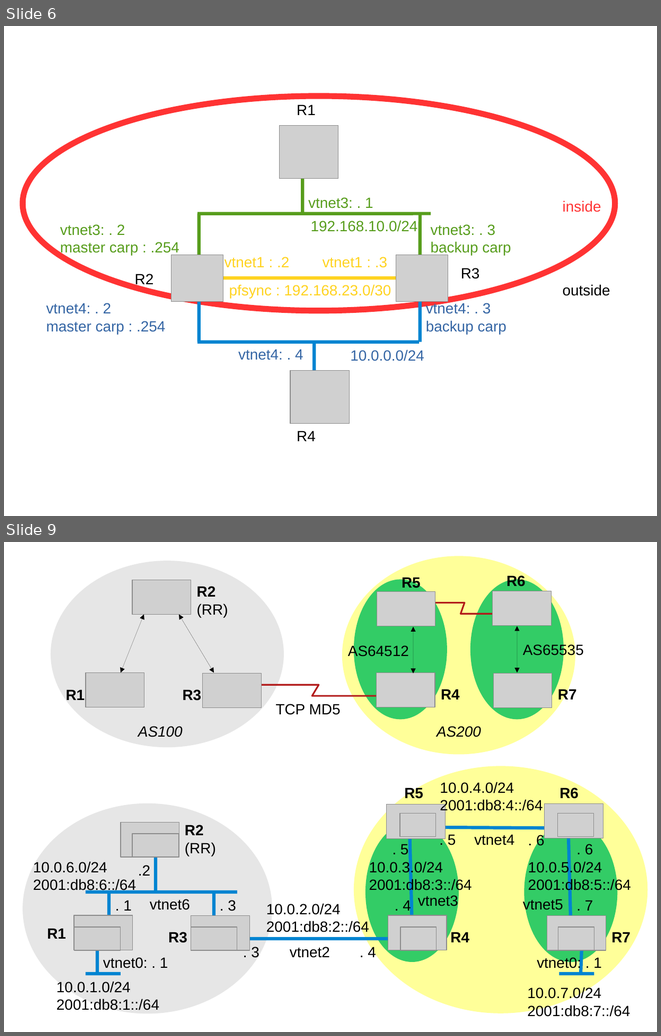
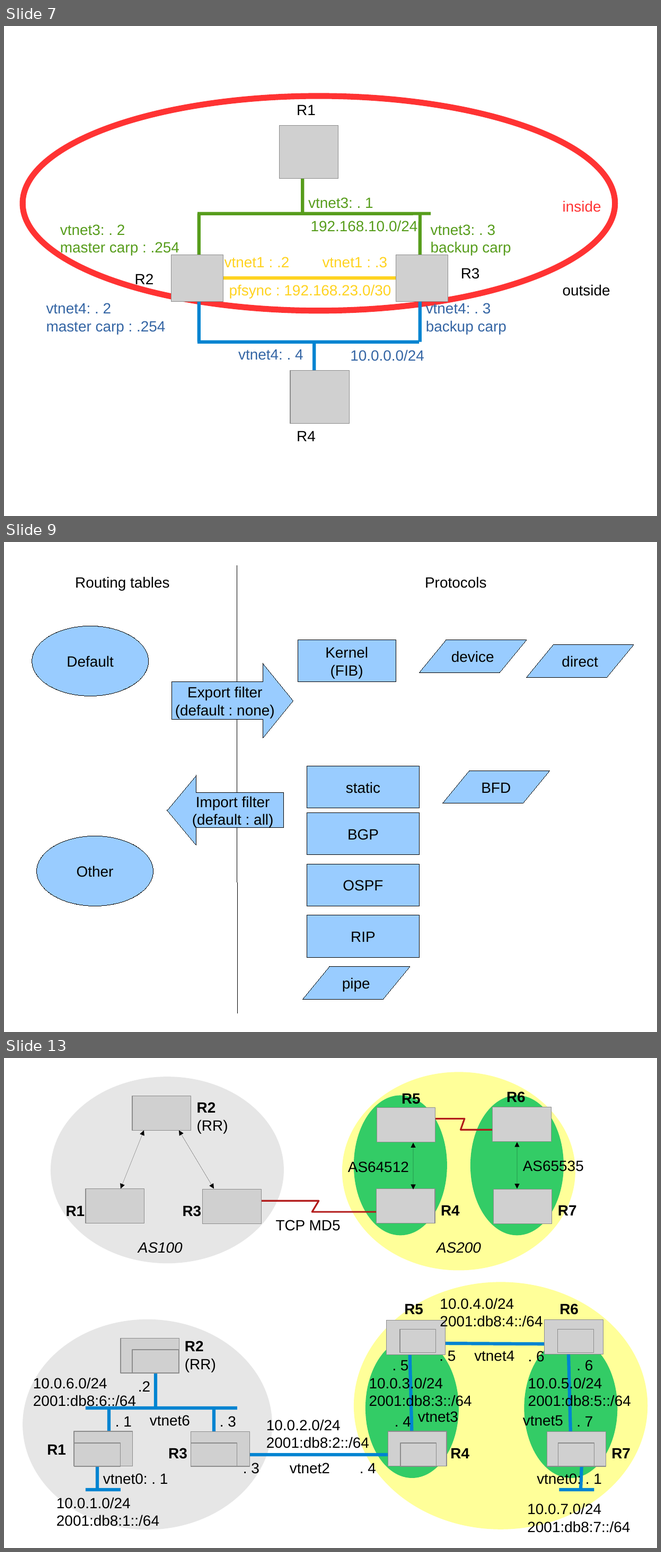
Before and after one commit to ocochard/BSDRP, a slide deck: docs/labs.examples.odp. Shown one above the other, each under a label of ours: slides 6 and 9 before the commit, slides 7, 9 and 13 after it; the slides between them are not shown. The pictures are 661x1036 and 661x1552 pixels, drawn with LibreOffice and Linux fonts; fonts in the diff are those of the drawing; grey boxes stand for pictures. Boxes give left, top, right and bottom in pixels: in the first picture for what was removed or moved away, otherwise in the second. Text is boxed around its words. In the diff, an @@ line names an element or a change of style, - is before the commit and + after.

```diff
--- a/docs/labs.examples.odp
+++ b/docs/labs.examples.odp
@@ slide 9 added at bbox=[4, 542, 657, 1032], background #FFFFFF @@
@@ line added from (237, 565) to (237, 1013), #000000 0 pt @@
@@ text added at bbox=[75, 576, 170, 590], 18 pt, text #000000 @@
+Routing tables
@@ text added at bbox=[425, 576, 486, 588], 18 pt, text #000000 @@
+Protocols
@@ ellipse added at bbox=[32, 626, 149, 696], fill #99CCFF, outline #000000 0 pt, 18 pt, text #000000 @@
+Default
@@ rectangle added at bbox=[298, 640, 396, 682], fill #99CCFF, outline #000000 0 pt, 18 pt, text #000000 @@
+Kernel
+(FIB)
@@ parallelogram added at bbox=[420, 640, 527, 672], fill #99CCFF, outline #000000 0 pt, 18 pt, text #000000 @@
+device
@@ parallelogram added at bbox=[527, 644, 634, 677], fill #99CCFF, outline #000000 0 pt, 18 pt, text #000000 @@
+direct
@@ right arrow added at bbox=[171, 663, 293, 738], fill #99CCFF, outline #000000 0 pt, 18 pt, text #000000 @@
+Export filter
+(default : none)
@@ left arrow added at bbox=[168, 775, 284, 845], fill #99CCFF, outline #000000 0 pt, 18 pt, text #000000 @@
+Import filter
+(default : all)
@@ rectangle added at bbox=[307, 766, 420, 808], fill #99CCFF, outline #000000 0 pt, 18 pt, text #000000 @@
+static
@@ parallelogram added at bbox=[442, 771, 550, 803], fill #99CCFF, outline #000000 0 pt, 18 pt, text #000000 @@
+BFD
@@ rectangle added at bbox=[307, 813, 420, 855], fill #99CCFF, outline #000000 0 pt, 18 pt, text #000000 @@
+BGP
@@ ellipse added at bbox=[36, 836, 153, 906], fill #99CCFF, outline #000000 0 pt, 18 pt, text #000000 @@
+Other
@@ rectangle added at bbox=[307, 864, 420, 906], fill #99CCFF, outline #000000 0 pt, 18 pt, text #000000 @@
+OSPF
@@ rectangle added at bbox=[307, 915, 420, 958], fill #99CCFF, outline #000000 0 pt, 18 pt, text #000000 @@
+RIP
@@ parallelogram added at bbox=[302, 967, 410, 999], fill #99CCFF, outline #000000 0 pt, 18 pt, text #000000 @@
+pipe
@@ what was slide 6 is now slide 7 @@
@@ what was slide 9 is now slide 13 @@
```
Also in this commit, not shown: 1 slide changed, 5 other slides added, 2 slides removed, 2 other files.
